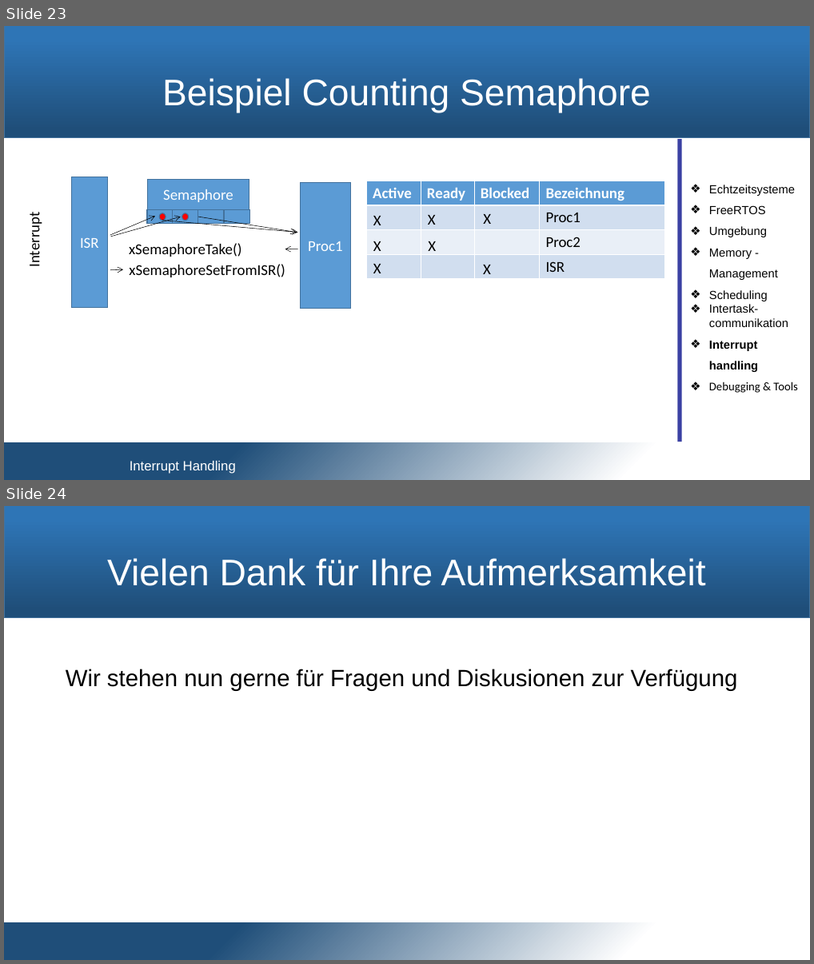
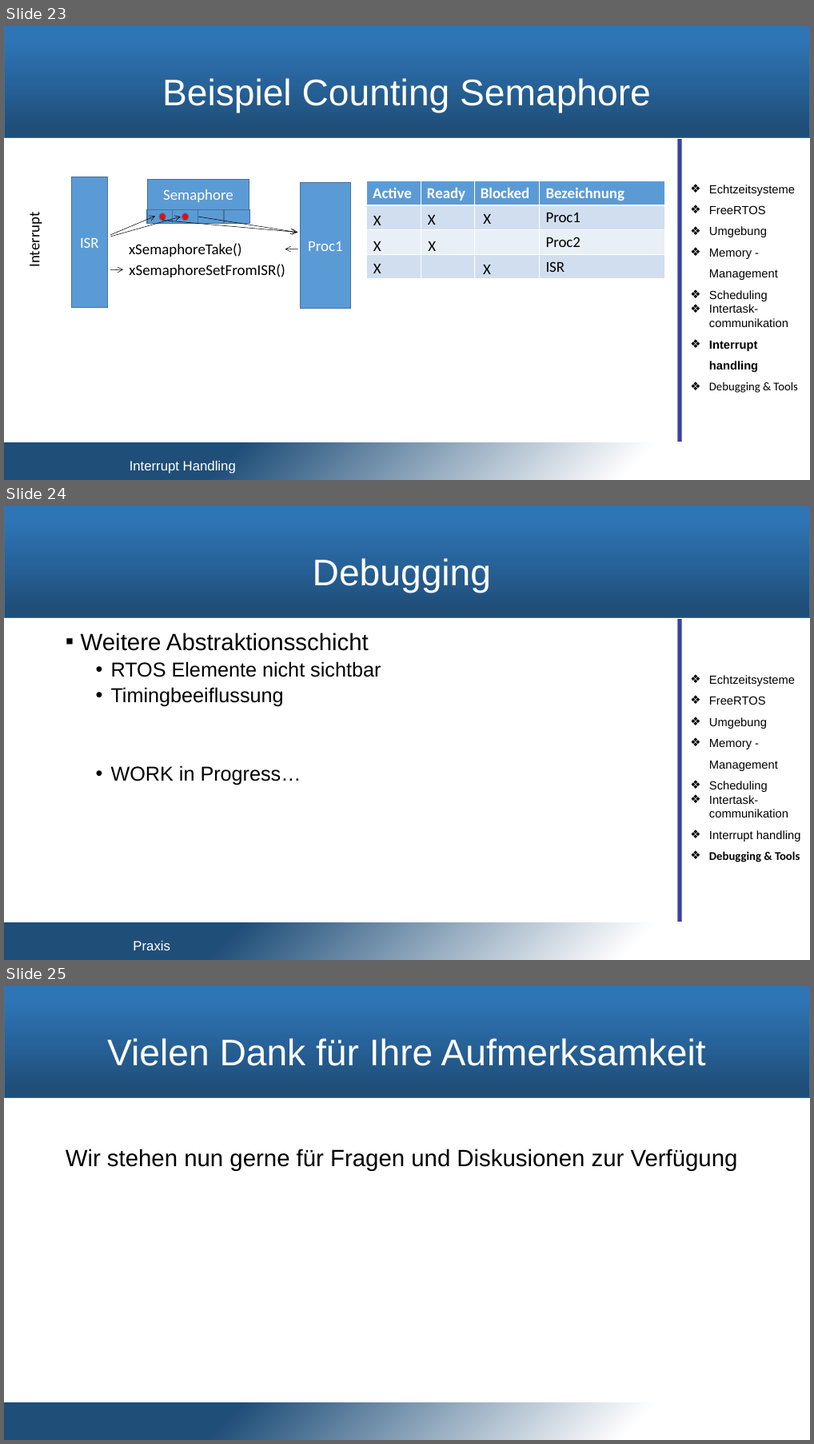
Before and after one commit to snobz/Seminar_BS_2017, a slide deck: Päsi/Seminar Betriebssysteme.pptx. Shown one above the other, each under a label of ours: slides 23 and 24 before the commit, slides 23, 24 and 25 after it. The pictures are 814x964 and 814x1444 pixels, drawn with LibreOffice and Linux fonts; fonts in the diff are those of the drawing; background and template pictures are left out. Boxes give left, top, right and bottom in pixels: in the first picture for what was removed or moved away, otherwise in the second. Text is boxed around its words. In the diff, an @@ line names an element or a change of style, - is before the commit and + after.

Commit message:
furthe work

```diff
--- a/Päsi/Seminar Betriebssysteme.pptx
+++ b/Päsi/Seminar Betriebssysteme.pptx
@@ slide 24 added at <box>4,506,810,960</box>, background #FFFFFF; not listed: 2 template elements that a slide beside it also shows @@
@@ title added at <box>313,558,491,593</box>, 44 pt, text #FFFFFF @@
+Debugging
@@ line added from (680, 619) to (680, 922), #181CC7 5 pt @@
@@ text added at <box>81,632,381,784</box>, 24 pt, text #000000 @@
+▪ Weitere Abstraktionsschicht
+  • RTOS Elemente nicht sichtbar
+  • Timingbeeiflussung
+  • WORK in Progress…
@@ text added at <box>710,675,802,862</box>, 14 pt, text #000000 @@
+❖ Echtzeitsysteme
+❖ FreeRTOS
+❖ Umgebung
+❖ Memory - Management
+❖ Scheduling
+❖ Intertask-communikation
+❖ Interrupt handling
+❖ Debugging & Tools
@@ text added at <box>133,940,170,950</box>, 16 pt, text #FFFFFF @@
+Praxis
@@ what was slide 24 is now slide 25 @@
```
